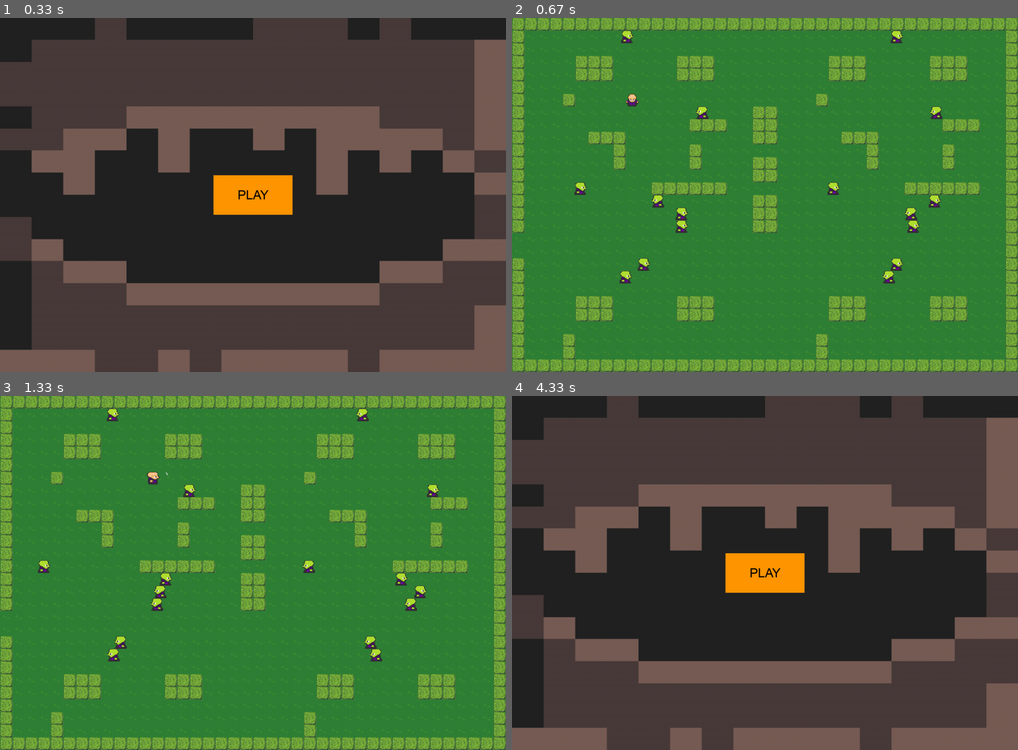
Above: before the commit, frames 1-4 (two rows, left to right).
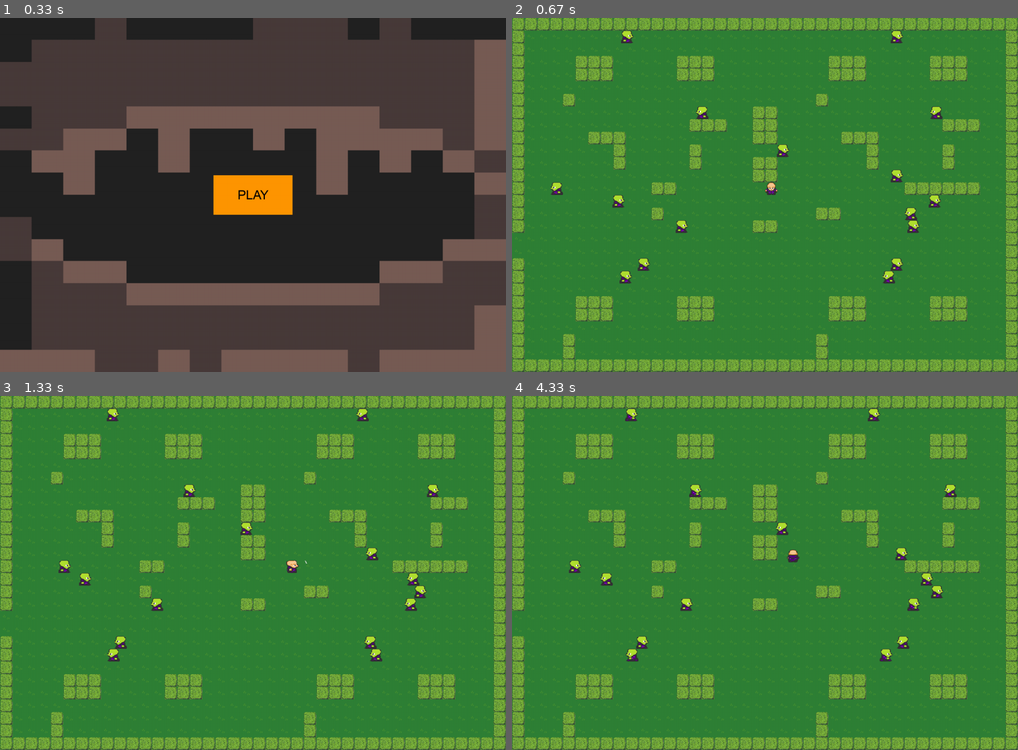
Above: after the commit, the same moments.

Repository: aostrvkij/pygame-rpg
Game: pygame game, started from main.py
Two runs of this game, one before a commit and one after it. Both use one fixed random seed, a clock stepped at 60 frames per second and the inputs below.
Inputs (mouse positions are in pixels of both pictures, inside the frame that each line leads up to):
- Up to frame 1 (0.33 s): no input
- Up to frame 2 (0.67 s): click (765, 195) at 0.38 s
- Up to frame 3 (1.33 s): hold V 0.67-1.13 s; hold Right 0.67-1.13 s; move the mouse to (232, 587) at 0.7 s; tap Space at 1.17 s
- Up to frame 4 (4.33 s): hold Right 1.5-1.97 s; hold Up 2-2.3 s; hold Right 2.33-2.8 s; hold Left 2.83-3.37 s; hold Down 3.4-3.7 s; hold Left 3.73-4.13 s; hold Up from 4.17 s (still down)

Frame 1 is identical in both runs. In frame 2, 1.6% of the frame differs, in the area x 7-78%, y 21-58%; in frame 3, 1.8%; in frame 4, 100%, in the area x 0-100%, y 0-100%.

Commit message:
fireballshot

Diff:
--- a/config.py
+++ b/config.py
@@ -43,16 +43,16 @@
     'B....BBB.....BBB.........BBB.....BBB...B',
     'B....BBB.....BBB.........BBB.....BBB...B',
     'B......................................B',
-    'B...B....P..............B..............B',
+    'B...B...................B..............B',
     'B.............E....BB.............E....B',
     'B.............BBB..BB.............BBB..B',
     'B.....BBB..........BB.....BBB..........B',
-    'B.......B.....B.............B.....B....B',
+    'B.......B.....B.....E.......B.....B....B',
     'B.......B.....B....BB.......B.....B....B',
-    'B..................BB..................B',
-    'B...E......BBBBBB.......E......BBBBBB..B',
-    'B...........E......BB...........E......B',
-    'B...........E......BB...........E......B',
+    'B..................BB........E.........B',
+    'B...E......BB.......P..........BBBBBB..B',
+    'B......E........................E......B',
+    'B..........B............BB......E......B',
     'B...........E......BB...........E......B',
     '.......................................B',
     '.......................................B',
--- a/main.py
+++ b/main.py
@@ -32,7 +32,6 @@
                     self.player = Player(self, j, i)
 
     def new(self):
-        # new game start
         self.playing = True
 
         self.all_sprites = pygame.sprite.LayeredUpdates()
@@ -43,7 +42,6 @@
         self.createTilemap()
 
     def events(self):
-        # game loop events
         for event in pygame.event.get():
             if event.type == pygame.QUIT:
                 self.running = False
@@ -60,7 +58,7 @@
                     if self.player.facing == 'right':
                         Attack(self, self.player.rect.x + TILESIZE, self.player.rect.y)
 
-                if event.key == pygame.K_z:
+                if event.key == pygame.K_v:
                     if self.player.facing == 'up':
                         Shot(self, self.player.rect.centerx, self.player.rect.top, 'up')
                     if self.player.facing == 'down':
@@ -71,18 +69,15 @@
                         Shot(self, self.player.rect.right, self.player.rect.centery, 'right')
 
     def update(self):
-        # game loop updates
         self.all_sprites.update()
 
     def draw(self):
-        # game loop draw
         self.screen.fill(BLACK)
         self.all_sprites.draw(self.screen)
         self.clock.tick(FPS)
         pygame.display.update()
 
     def main(self):
-        # game loop
         while self.playing:
             self.events()
             self.update()
